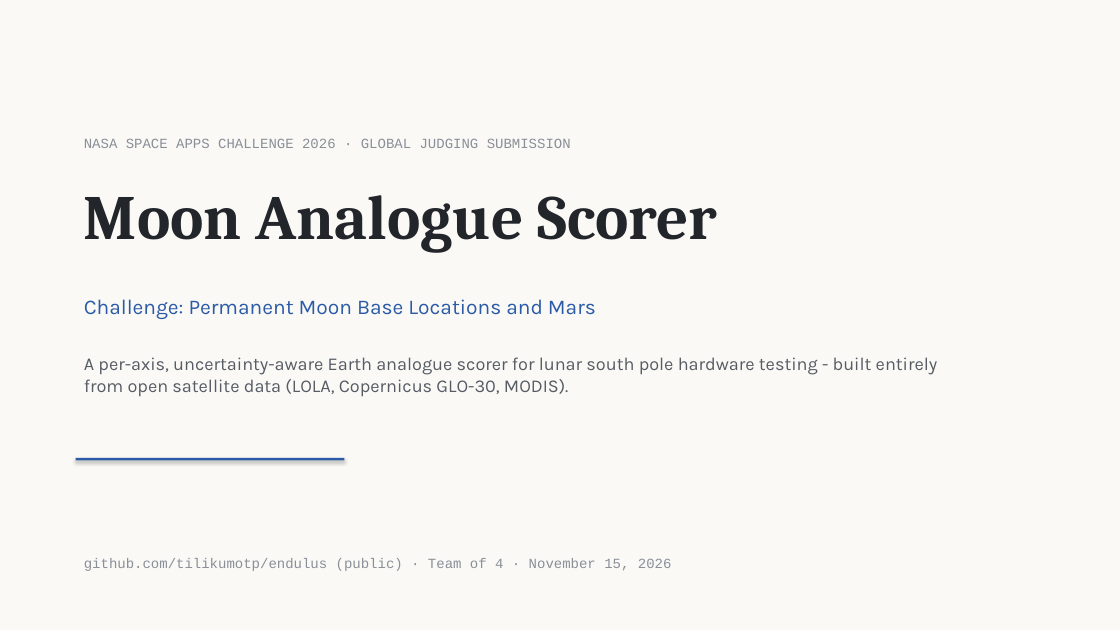
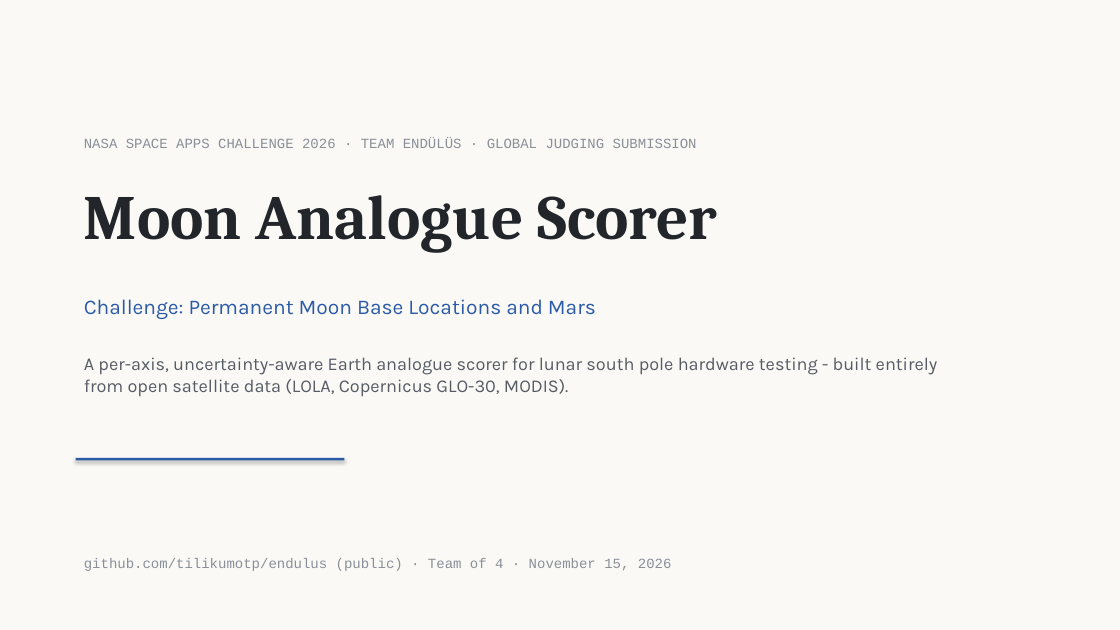
Before and after one commit to tilikumotp/endulus, a slide deck: slide 1 of report/nasa_submission_7slides.pptx. Drawn at 1120x630 pixels with LibreOffice and Linux fonts; fonts in the diff are those of the drawing. Boxes give left, top, right and bottom in pixels: in the first picture for what was removed or moved away, otherwise in the second. Text is boxed around its words. In the diff, an @@ line names an element or a change of style, - is before the commit and + after.

```diff
--- a/report/nasa_submission_7slides.pptx
+++ b/report/nasa_submission_7slides.pptx
@@ text at (84,139,697,148): text changed @@
-NASA SPACE APPS CHALLENGE 2026 · GLOBAL JUDGING SUBMISSION
+NASA SPACE APPS CHALLENGE 2026 · TEAM ENDÜLÜS · GLOBAL JUDGING SUBMISSION
```
Also in this commit, not shown: 1 other slide changed, 10 other files.
